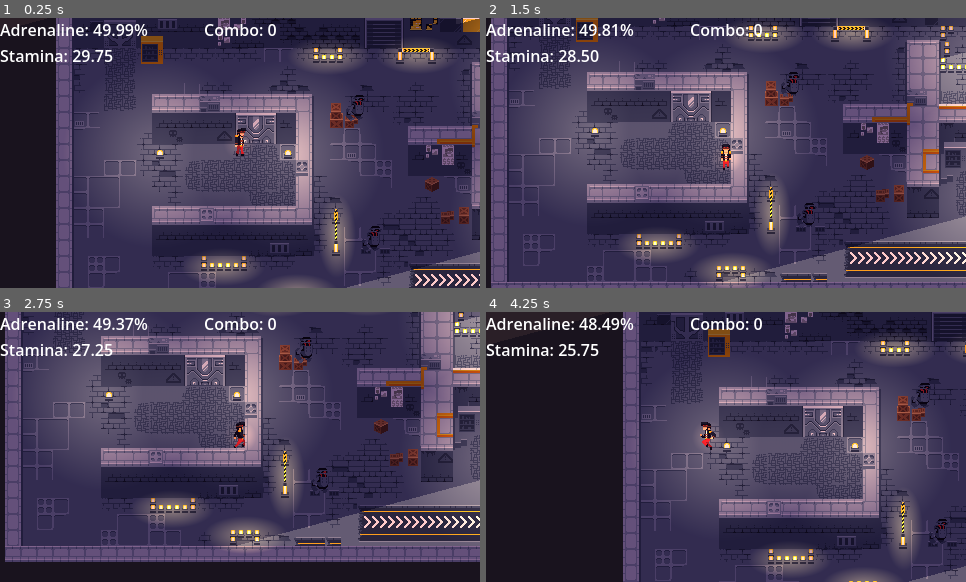
Above: before the commit, frames 1-4 (two rows, left to right).
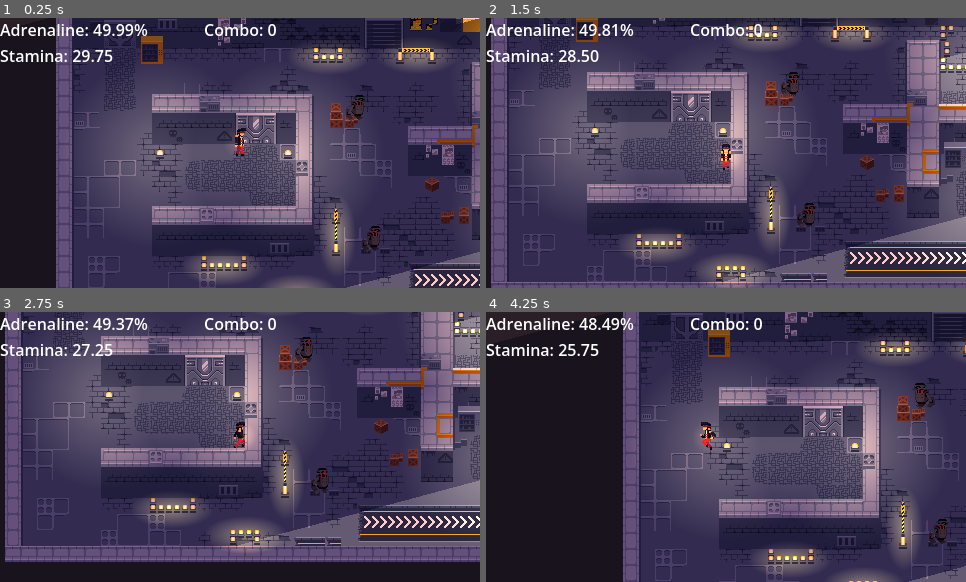
Above: after the commit, the same moments.

Repository: Kapcpa/gmtk-gamejam-2026
Game: Godot game, scene res://scenes/level0.tscn
The game is run twice, just before and just after one commit, with the same random seed, the same clock (stepped at 60 frames per second) and the same inputs. Sound files missing from this copy of the repository are replaced by a short silence.
Inputs (mouse positions are in pixels of both pictures, inside the frame that each line leads up to):
- Up to frame 1 (0.25 s): no input
- Up to frame 2 (1.5 s): move the mouse to (831, 139) at 0.52 s; hold D (right) 0.53-1.28 s; click (831, 139) at 0.6 s; move the mouse to (630, 166) at 1.27 s; hold S (down) from 1.28 s (still down); click (630, 166) at 1.35 s
- Up to frame 3 (2.75 s): move the mouse to (288, 387) at 2.02 s; release S (down) at 2.03 s; hold D (right) from 2.03 s (still down); tap Space (dash) at 2.1 s; click (288, 387) at 2.3 s
- Up to frame 4 (4.25 s): move the mouse to (702, 501) at 2.77 s; release D (right) at 2.78 s; hold W (up) 2.78-3.53 s; right-click (702, 501) at 2.85 s; click (702, 501) at 3.05 s; move the mouse to (870, 487) at 3.52 s; hold A (left) from 3.53 s (still down); click (870, 487) at 3.6 s

The runs differ from the first frame. In frame 1, 0.2% of the frame differs, in the area x 72-80%, y 29-87%; in frame 2, 0.2%; in frame 3, 0.2%; in frame 4, 0.3%, in the area x 88-97%, y 26-87%.

Commit message:
adjustments to new enemy sprites

Diff:
--- a/scenes/melee_enemy.tscn
+++ b/scenes/melee_enemy.tscn
@@ -160,17 +160,21 @@
 script = ExtResource("1_md0e3")
 health = 3.0
 attack = NodePath("hurtbox")
+enemy_type = "melee"
 
 [node name="CollisionShape2D" type="CollisionShape2D" parent="." unique_id=1968985931]
+visible = false
 shape = SubResource("CircleShape2D_87140")
 
 [node name="AnimatedSprite2D" type="AnimatedSprite2D" parent="." unique_id=1153178971]
+modulate = Color(1.1542227, 0.9044515, 0.679744, 1)
 sprite_frames = SubResource("SpriteFrames_ib0mu")
 animation = &"idle_move"
 autoplay = "idle_move"
-frame_progress = 0.17548476
+frame_progress = 0.19434966
 
 [node name="trigger" type="Area2D" parent="." unique_id=1453928519]
+visible = false
 collision_layer = 0
 collision_mask = 2
 
@@ -178,6 +182,7 @@
 shape = SubResource("CircleShape2D_3o11d")
 
 [node name="hurtbox" type="Area2D" parent="." unique_id=1383664206]
+visible = false
 collision_layer = 0
 collision_mask = 2
 script = ExtResource("3_vaj5w")
--- a/scenes/ranged_enemy.tscn
+++ b/scenes/ranged_enemy.tscn
@@ -164,16 +164,20 @@
 health = 3.0
 attack = NodePath("RangedAttack")
 bullets_in_a_row = 1
+enemy_type = "ranged"
 
 [node name="CollisionShape2D" type="CollisionShape2D" parent="." unique_id=1968985931]
+visible = false
 shape = SubResource("CircleShape2D_87140")
 
 [node name="AnimatedSprite2D" type="AnimatedSprite2D" parent="." unique_id=925446412]
+modulate = Color(1.1542227, 0.9044515, 0.679744, 1)
 sprite_frames = SubResource("SpriteFrames_dvjff")
 animation = &"idle_move"
 autoplay = "idle_move"
 
 [node name="trigger" type="Area2D" parent="." unique_id=1453928519]
+visible = false
 collision_layer = 0
 collision_mask = 2
 
@@ -185,6 +189,7 @@
 bullet_scene = ExtResource("4_ptmmb")
 
 [node name="hurtbox" type="Area2D" parent="RangedAttack" unique_id=2044175103]
+visible = false
 collision_layer = 4
 collision_mask = 2
 
--- a/scripts/enemy.gd
+++ b/scripts/enemy.gd
@@ -92,7 +92,7 @@
 	path = pathfinding_grid.get_point_path(start_cell, target_cell)
 
 	if attack_cooldown <= 0.0 and _can_attack():
-		if  1 < path.size() and path.size() < 6 and enemy_type == "ranged":
+		if  1 < path.size() and path.size() < 7 and enemy_type == "ranged":
 			_change_state(State.RUNNING_AWAY)
 			return
 		if path.size() <= 1 and enemy_type == "ranged" and attack:
@@ -105,6 +105,8 @@
 		return
 
 func _state_running(_delta: float) -> void:
+	_flip_sprite()
+
 	attack_cooldown -= _delta
 	if attack_cooldown <= 0.0 and _can_attack():
 		_start_attacking()
@@ -135,12 +137,14 @@
 
 	path = pathfinding_grid.get_point_path(start_cell, target_cell)
 
-	if path.size() <= 1 or path.size() >= 7:
+	if path.size() <= 1 or path.size() >= 8:
 		_change_state(State.IDLE)
 		return
 
 	var next_point = path[1]
 	var direction = global_position.direction_to(next_point)
+
+	sprite.flip_h = direction.x > 0
 
 	velocity = direction * SPEED * -1
 
@@ -170,6 +174,8 @@
 	_change_state(State.ATTACKING)
 
 func _state_attacking(_delta: float) -> void:
+	_flip_sprite()
+
 	velocity = velocity.move_toward(Vector2.ZERO, ATTACK_FRICTION * _delta)
 
 	if will_push_back:
@@ -224,3 +230,7 @@
 		death_sound.play()
 		knockback = knockback_force * 1.5
 		_change_state(State.DEAD)
+
+func _flip_sprite() -> void:
+	var direction = global_position.direction_to(player.global_position)
+	sprite.flip_h = direction.x < 0
